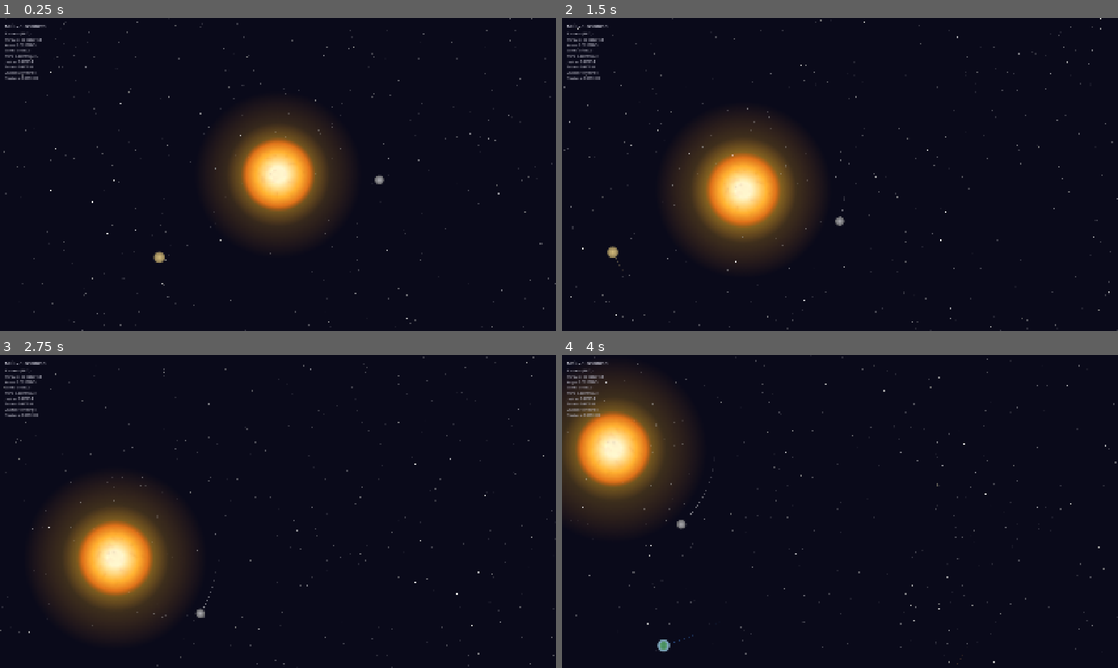
Above: before the commit, frames 1-4 (two rows, left to right).
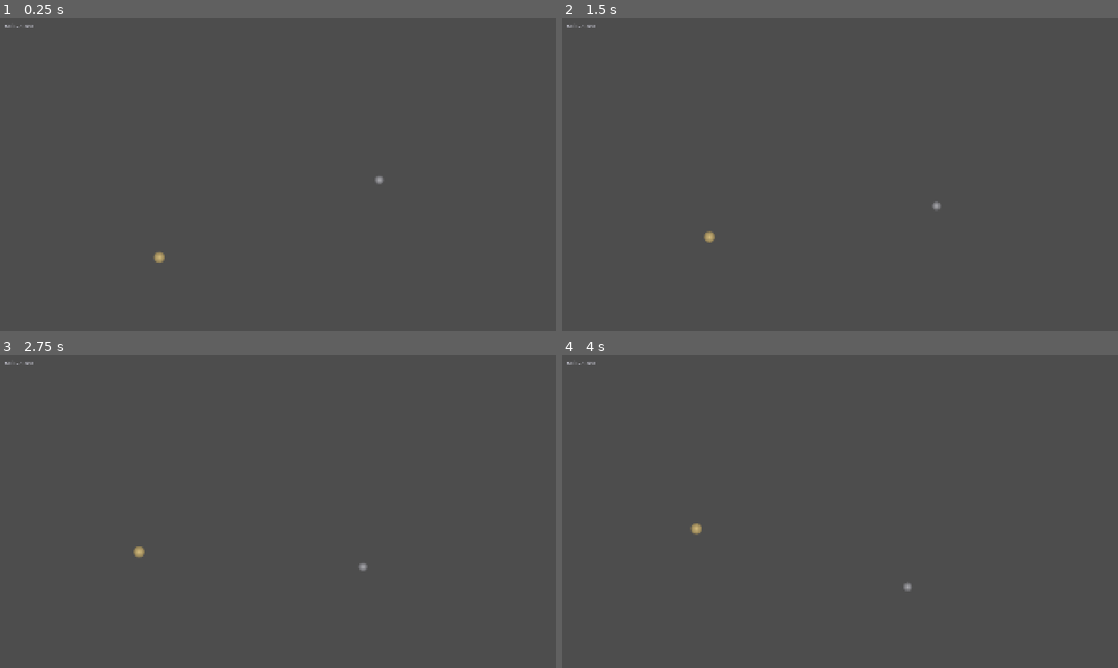
Above: after the commit, the same moments.

Repository: avantgardian/godot-space-idle
Game: Godot game, scene res://scenes/main.tscn
Two runs of this game, one before a commit and one after it. Both use one fixed random seed, a clock stepped at 60 frames per second and the inputs below.
Inputs (mouse positions are in pixels of both pictures, inside the frame that each line leads up to):
- Up to frame 1 (0.25 s): no input
- Up to frame 2 (1.5 s): tap Enter at 0.5 s; move the mouse to (962, 158) at 0.52 s; hold Right (ui_right) 0.53-1.25 s; tap L at 0.6 s; click (962, 158) at 0.67 s; drag from (728, 190) to (812, 237) at 1.27 s
- Up to frame 3 (2.75 s): move the mouse to (333, 442) at 2.02 s; hold Right (ui_right) from 2.03 s (still down); tap L at 2.1 s
- Up to frame 4 (4 s): release Right (ui_right) at 2.75 s; drag from (812, 574) to (673, 464) at 2.77 s; move the mouse to (1006, 558) at 3.52 s; hold Left (ui_left) from 3.53 s (still down); tap L at 3.6 s

The runs differ from the first frame. In frame 1, 100% of the frame differs, in the area x 0-100%, y 0-100%; in frame 2, 100%; in frame 3, 100%; in frame 4, 100%.
Error after the commit: Parse Error: Identifier "contact_r" not declared in the current scope. (res://scripts/main.gd:523)

Commit message:
Planet UI now shows what destroyed each planet (Sun or absorbing planet name)

Diff:
--- a/scripts/main.gd
+++ b/scripts/main.gd
@@ -41,6 +41,7 @@
 const _ASTEROID_SCRIPT := preload("res://scripts/asteroid.gd")
 const _STAR_SHADER := preload("res://shaders/star_blur.gdshader")
 const _SUN_SHADER := preload("res://shaders/sun_noise.gdshader")
+const PLANET_NAMES := ["Mercury", "Venus", "Earth", "Mars", "Jupiter", "Saturn", "Uranus", "Neptune"]
 func _ready():
 	RenderingServer.set_default_clear_color(BG_COLOR)
 	_generate_star_layers()
@@ -63,6 +64,7 @@
 		p.node.collided_with_sun.connect(_on_planet_collided.bind(p))
 		_create_orbit_line(p.orbit_name, p.node, p.color0, p.color1)
 		p.initial_mass = p.node.mass
+		p.destroyed_by = ""
 	_setup_planet_mass_ui()
 
 func _setup_planet_mass_ui():
@@ -329,7 +331,6 @@
 
 	if _mass_label:
 		_mass_label.text = "M☉ = %.7f" % sun_mass
-		var planet_names := ["Mercury", "Venus", "Earth", "Mars", "Jupiter", "Saturn", "Uranus", "Neptune"]
 		for i in _planet_data.size():
 			var p := _planet_data[i]
 			var m: float = p.node.mass
@@ -341,8 +342,10 @@
 				if dot > 0 and dot + 2 < pct_str.length():
 					pct_str = pct_str.left(dot + 2)
 				change = " +%s%%" % pct_str
-			var status := " (Destroyed)" if p.node._dead else ""
-			var line: String = "%s: %s%s%s" % [planet_names[i], str(m), change, status]
+			var status := ""
+			if p.node._dead:
+				status = " (Destroyed by " + p.destroyed_by + ")" if p.destroyed_by else " (Destroyed)"
+			var line: String = "%s: %s%s%s" % [PLANET_NAMES[i], str(m), change, status]
 			_planet_mass_labels[i].text = line
 
 	var camera := $Camera2D as Camera2D
@@ -386,8 +389,15 @@
 func _align_floor(offset: float, period: float) -> float:
 	return floor(offset / period) * period
 
+func _find_planet_idx(node: Node2D) -> int:
+	for i in _planet_data.size():
+		if _planet_data[i].node == node:
+			return i
+	return -1
+
 func _on_planet_collided(p: Dictionary):
 	sun_mass += p.node.mass
+	p.destroyed_by = "Sun"
 	_collision_flash = max(_collision_flash, p.cf)
 	_spawn_impact_ring(p.cc, p.cw, p.cs, p.ct)
 
@@ -501,18 +511,26 @@
 			var dist := a.position.distance_to(b.position)
 			if dist < a.collision_radius + b.collision_radius:
 				var contact_r: float = a.collision_radius + b.collision_radius
-				if a.mass >= b.mass:
-					var total: float = a.mass + b.mass
-					a._vel = (a._vel * a.mass + b._vel * b.mass) / total
-					a.mass = total
-					_disable_body(b)
-					_spawn_collision_effect(a.position.lerp(b.position, 0.5), b.mass, contact_r)
-				else:
-					var total: float = a.mass + b.mass
-					b._vel = (b._vel * b.mass + a._vel * a.mass) / total
-					b.mass = total
-					_disable_body(a)
-					_spawn_collision_effect(a.position.lerp(b.position, 0.5), a.mass, contact_r)
+			if a.mass >= b.mass:
+				var total: float = a.mass + b.mass
+				a._vel = (a._vel * a.mass + b._vel * b.mass) / total
+				a.mass = total
+				var b_idx := _find_planet_idx(b)
+				if b_idx >= 0:
+					var a_idx := _find_planet_idx(a)
+					_planet_data[b_idx].destroyed_by = PLANET_NAMES[a_idx] if a_idx >= 0 else "???"
+				_disable_body(b)
+				_spawn_collision_effect(a.position.lerp(b.position, 0.5), b.mass, contact_r)
+			else:
+				var total: float = a.mass + b.mass
+				b._vel = (b._vel * b.mass + a._vel * a.mass) / total
+				b.mass = total
+				var a_idx := _find_planet_idx(a)
+				if a_idx >= 0:
+					var b_idx := _find_planet_idx(b)
+					_planet_data[a_idx].destroyed_by = PLANET_NAMES[b_idx] if b_idx >= 0 else "???"
+				_disable_body(a)
+				_spawn_collision_effect(a.position.lerp(b.position, 0.5), a.mass, contact_r)
 
 func _is_body_alive(body: Node2D) -> bool:
 	if body.get_script() == _ASTEROID_SCRIPT:
